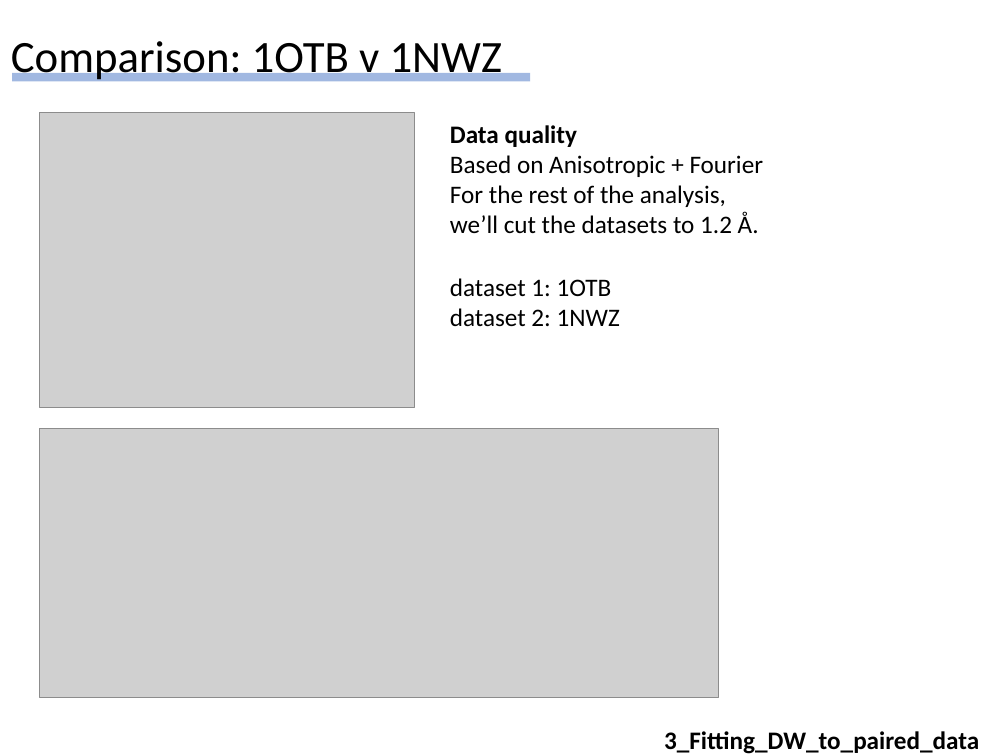
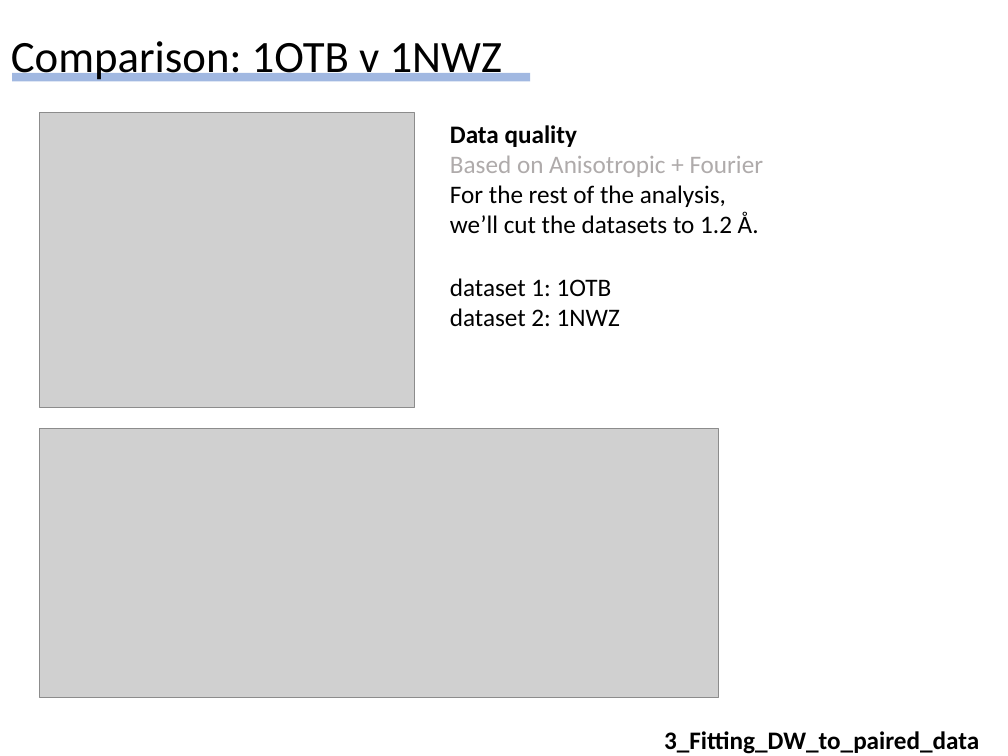
Before and after one commit to Hekstra-Lab/dw, a slide deck: slide 34 of Summary_of_findings_DH_20210218.pptx (slide 24 before the commit). Drawn at 1008x756 pixels with LibreOffice and Linux fonts; fonts in the diff are those of the drawing; grey boxes stand for pictures. Boxes give left, top, right and bottom in pixels: in the first picture for what was removed or moved away, otherwise in the second. Text is boxed around its words. In the diff, an @@ line names an element or a change of style, - is before the commit and + after.

```diff
--- a/Summary_of_findings_DH_20210218.pptx
+++ b/Summary_of_findings_DH_20210218.pptx
@@ text at <box>450,155,764,177</box>: text colour #000000 to #AFABAB in "Based on Anisotropic + Fourier" @@
```
Also in this commit, not shown: 17 other slides changed, 49 slides added, 7 slides removed, 15 other files.
